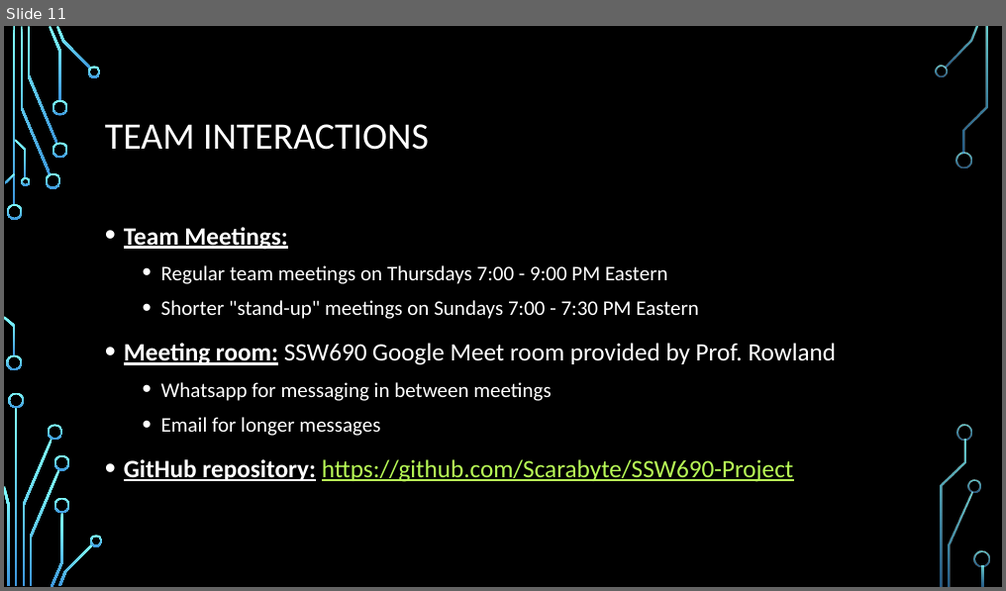
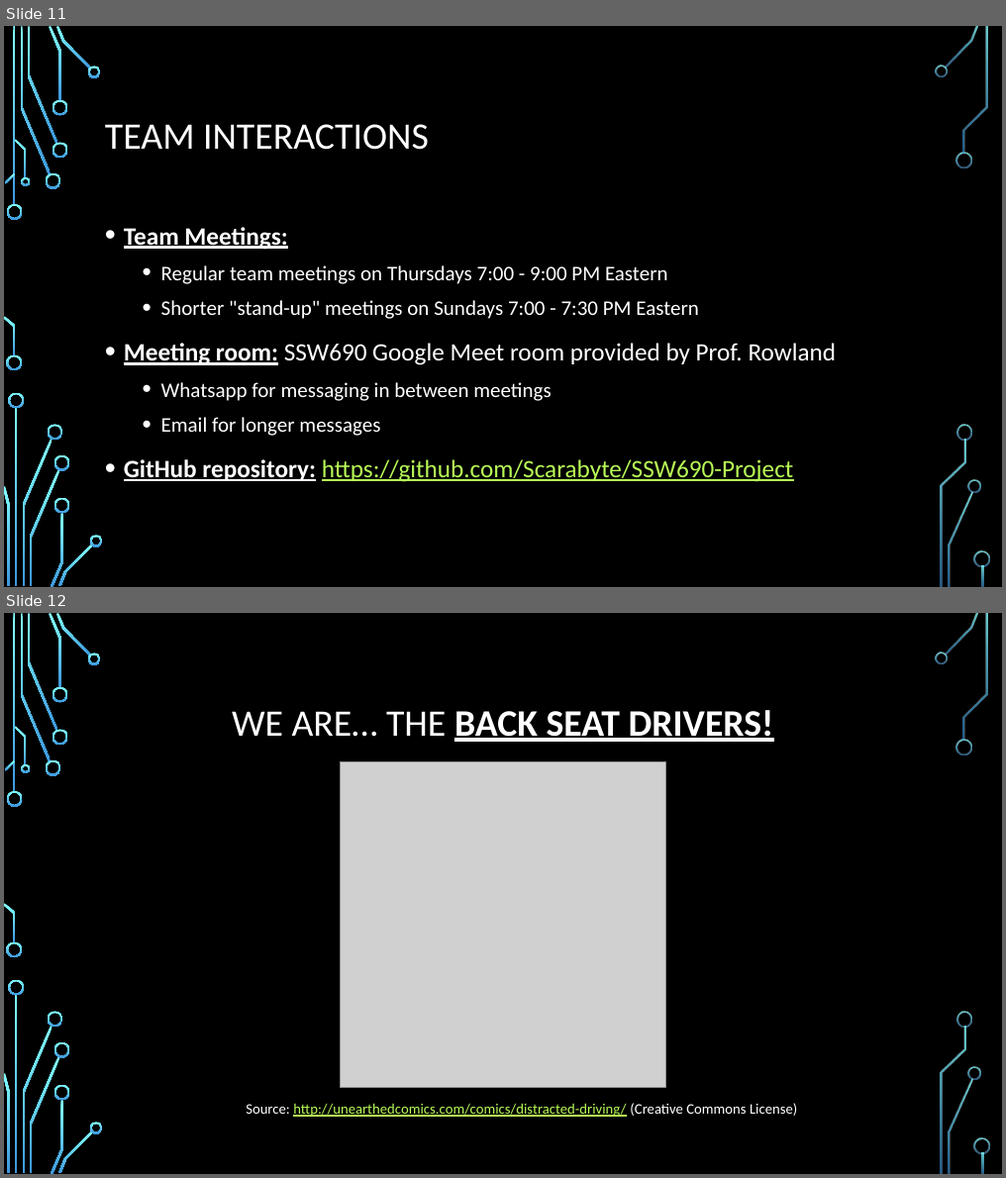
Before and after one commit to Scarabyte/SSW690-Project, a slide deck: docs/Presentations/Computer Vision Driving Aids Project Overview.pptx. Shown one above the other, each under a label of ours: slide 11 before the commit, slides 11 and 12 after it. The pictures are 1006x591 and 1006x1178 pixels, drawn with LibreOffice and Linux fonts; fonts in the diff are those of the drawing; grey boxes stand for pictures; background and template pictures are left out. Boxes give left, top, right and bottom in pixels: in the first picture for what was removed or moved away, otherwise in the second. Text is boxed around its words. In the diff, an @@ line names an element or a change of style, - is before the commit and + after.

```diff
--- a/docs/Presentations/Computer Vision Driving Aids Project Overview.pptx
+++ b/docs/Presentations/Computer Vision Driving Aids Project Overview.pptx
@@ slide 12 added at (4, 613, 1002, 1174), background picture (left out); not listed: 36 template elements that a slide beside it also shows @@
@@ title added at (232, 710, 774, 742), 36 pt, text #FFFFFF, bold, underline @@
+WE ARE… THE BACK SEAT DRIVERS!
@@ picture added at (341, 761, 665, 1087) @@
@@ text added at (246, 1103, 797, 1117), 14 pt, text #B8FA56, underline @@
+Source: http://unearthedcomics.com/comics/distracted-driving/ (Creative Commons License)
```
Also in this commit, not shown: 4 slides changed, 1 other slide added, 1 slide removed.
